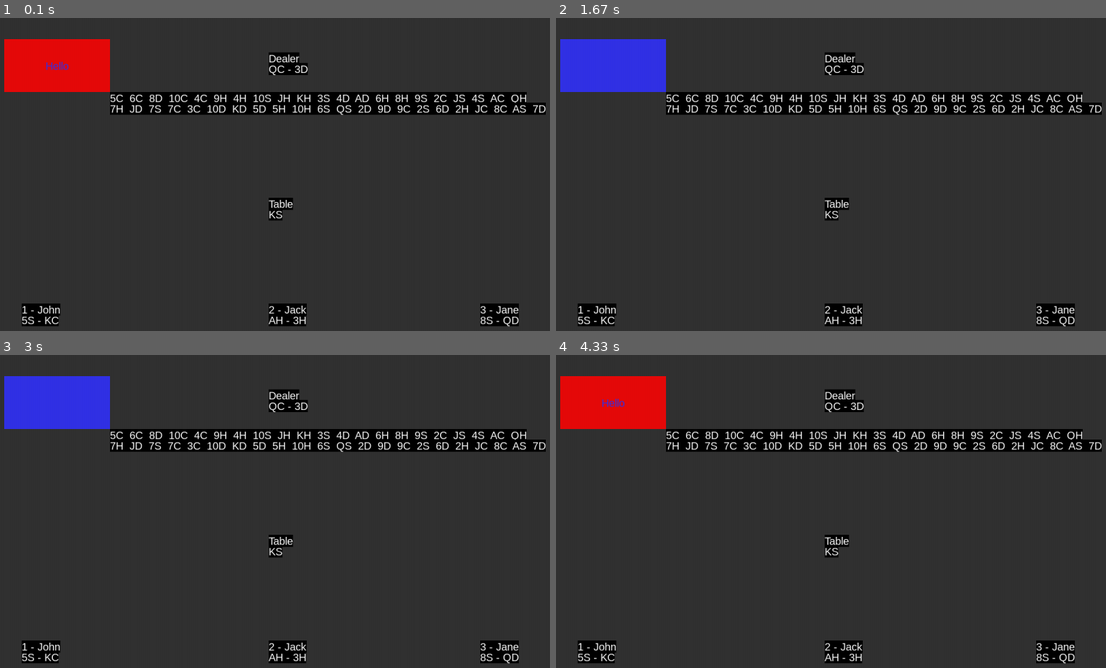
Above: before the commit, frames 1-4 (two rows, left to right).
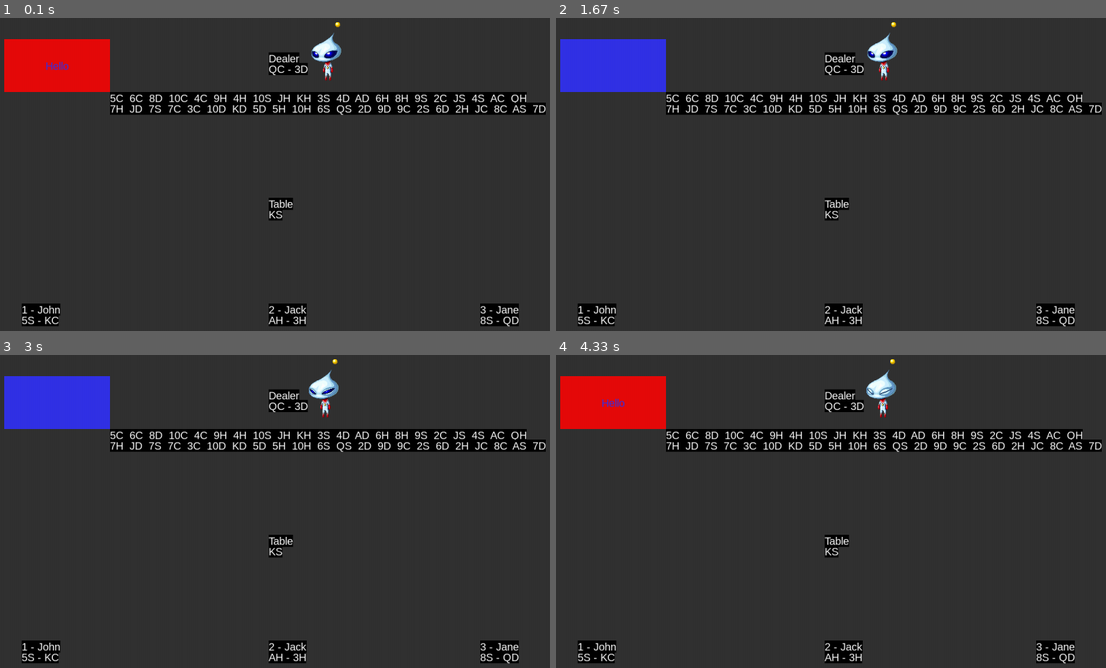
Above: after the commit, the same moments.

Repository: ekoret/blackjack-py
Game: pygame game, started from main.py
The game is run twice, just before and just after one commit, with the same random seed, the same clock (stepped at 60 frames per second) and the same inputs.
Inputs (mouse positions are in pixels of both pictures, inside the frame that each line leads up to):
- Up to frame 1 (0.1 s): no input
- Up to frame 2 (1.67 s): click "Hello" at 0.38 s; click (825, 224) at 0.72 s; click (660, 39) at 1.55 s
- Up to frame 3 (3 s): click (280, 392) at 1.88 s; click "Hello" at 2.72 s
- Up to frame 4 (4.33 s): click (737, 448) at 3.05 s

The runs differ from the first frame. In frame 1, 0.4% of the frame differs, in the area x 56-63%, y 1-21%; in frame 2, 0.4%; in frame 3, 0.4%; in frame 4, 0.4%.

Commit message:
display sprite

Diff:
--- a/game.py
+++ b/game.py
@@ -11,6 +11,7 @@
 from player import Dealer, Table, Player
 from settings import Settings, BlackjackSettings
 from game_button import GameButton
+from sprite import DealerSprite
 
 """Abstract Game class"""
 
@@ -63,6 +64,8 @@
         self.amount_to_deal = self.settings.amount_to_deal
         self.moves = self.settings.moves
 
+        self.last_update = pygame.time.get_ticks()
+
     """The game loop"""
 
     def run_game(self):
@@ -73,6 +76,8 @@
 
         button = GameButton(100, 100, 200, 100, "Hello", 20,
                             "Arial", (230, 10, 10), (50, 50, 230))
+
+        bernard = DealerSprite()
 
         while (True):
             """Event Loop"""
@@ -86,6 +91,17 @@
                         print("Button clicked!")
 
             self.screen.fill(self.bg_colour)  # draw bg
+
+            """Update Bernard animation"""
+            current_time = pygame.time.get_ticks()
+            if (current_time - self.last_update >= bernard.animation_cooldown):
+                bernard.animations["standing"]["current_frame"] += 1
+                self.last_update = current_time
+                if (bernard.animations["standing"]["current_frame"] >= bernard.animations["standing"]["steps"]):
+                    bernard.animations["standing"]["current_frame"] = 0
+            """Draw bernard"""
+            bernard.draw(
+                self.screen, bernard.animations["standing"]["current_frame"])
 
             """Draw players and dealer"""
             self.draw_players()
